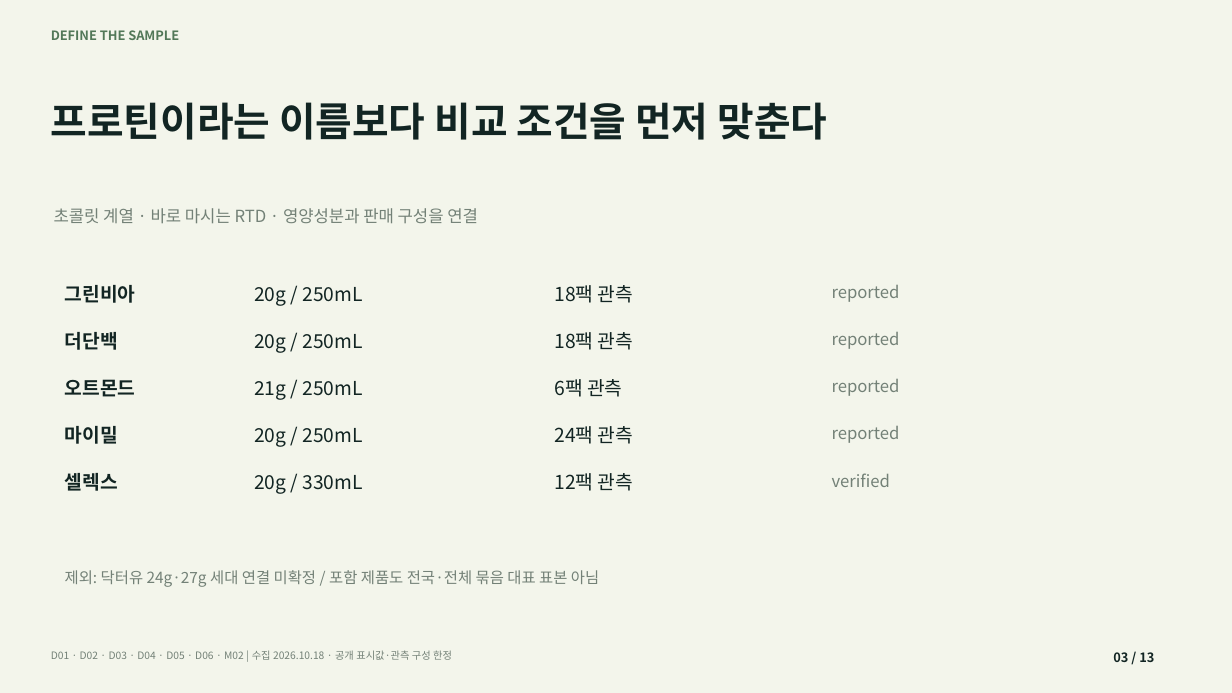
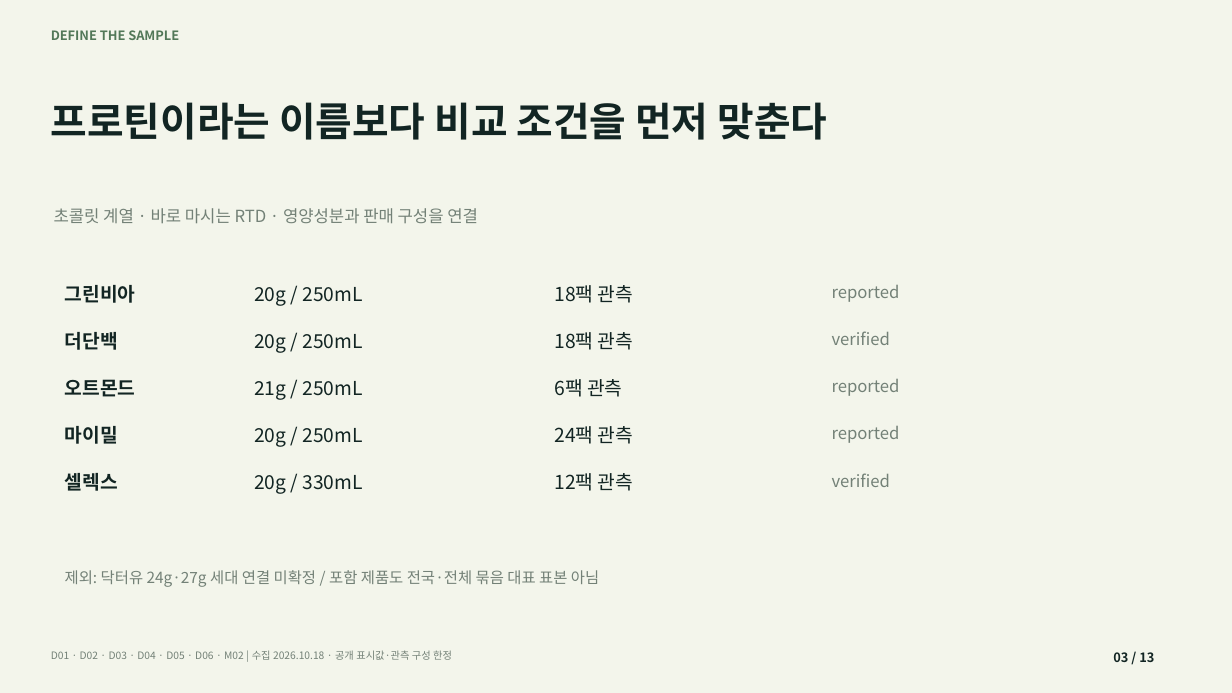
Before and after one commit to ancoded1234/protein-value-analysis, a slide deck: slide 3 of presentation/protein_value_analysis.pptx. Drawn at 1232x693 pixels with LibreOffice and Linux fonts; fonts in the diff are those of the drawing. Boxes give left, top, right and bottom in pixels: in the first picture for what was removed or moved away, otherwise in the second. Text is boxed around its words. In the diff, an @@ line names an element or a change of style, - is before the commit and + after.

```diff
--- a/presentation/protein_value_analysis.pptx
+++ b/presentation/protein_value_analysis.pptx
@@ text at (x1=832, y1=331, x2=890, y2=345): text changed @@
-reported
+verified
```
Also in this commit, not shown: 2 other slides changed, 17 other files.
